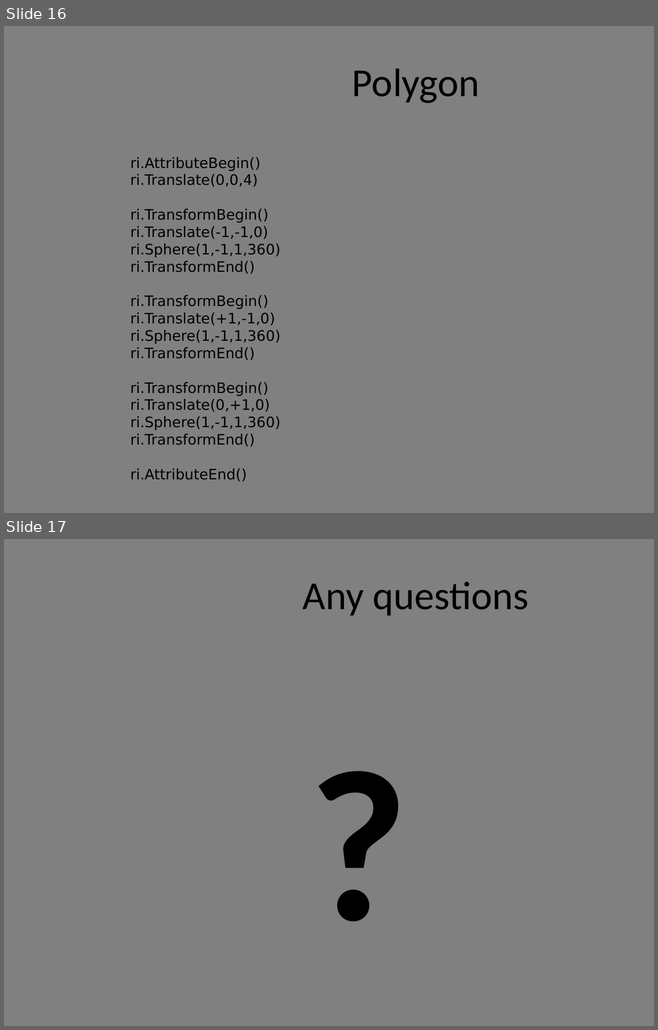
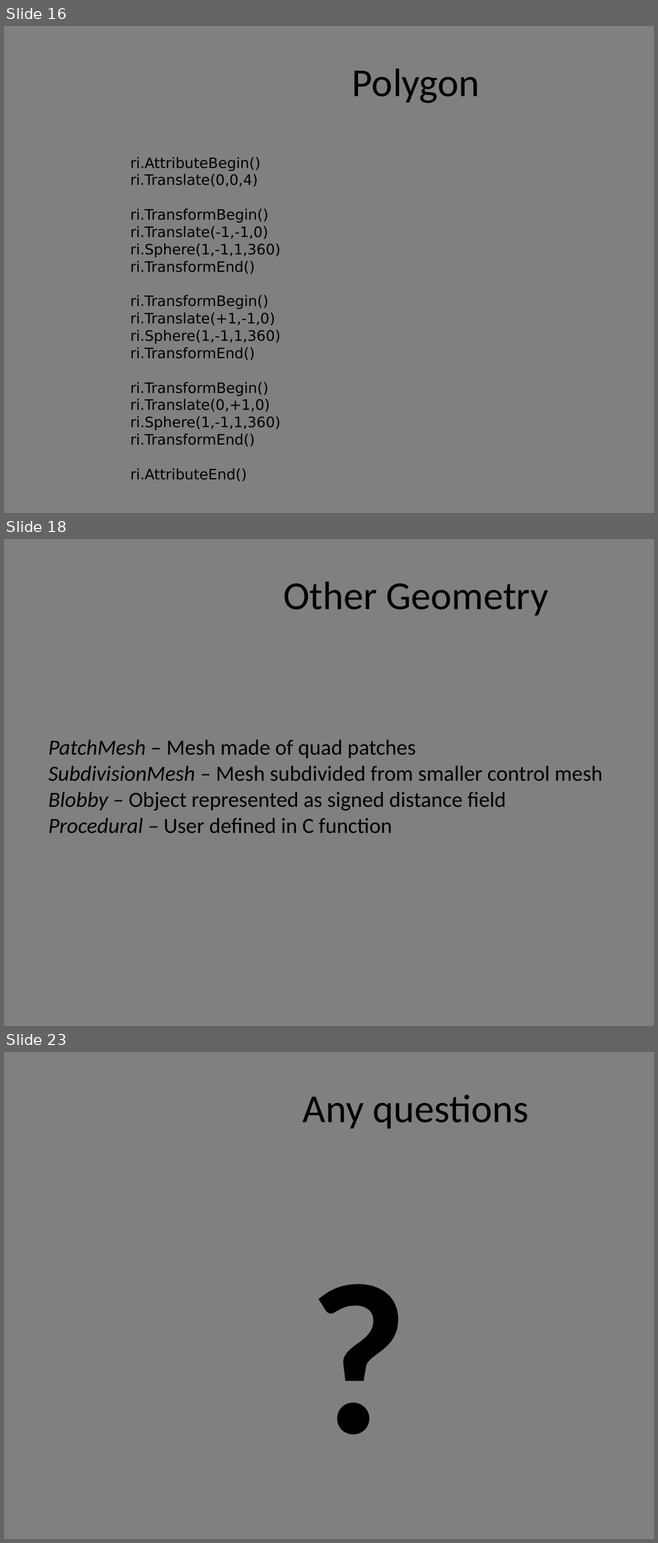
Before and after one commit to griffin2000/PRManForPythonCourse, a slide deck: PyRM.pptx. Shown one above the other, each under a label of ours: slides 16 and 17 before the commit, slides 16, 18 and 23 after it; the slides between them are not shown. The pictures are 658x1030 and 658x1543 pixels, drawn with LibreOffice and Linux fonts; fonts in the diff are those of the drawing; background and template pictures are left out. Boxes give left, top, right and bottom in pixels: in the first picture for what was removed or moved away, otherwise in the second. Text is boxed around its words. In the diff, an @@ line names an element or a change of style, - is before the commit and + after.

```diff
--- a/PyRM.pptx
+++ b/PyRM.pptx
@@ slide 18 added at bbox=[4, 539, 654, 1026], background #808080 @@
@@ title added at bbox=[283, 581, 547, 616], 44 pt, text #000000 @@
+Other Geometry
@@ text added at bbox=[48, 740, 603, 833], 24 pt, text #000000 @@
+PatchMesh – Mesh made of quad patches
+SubdivisionMesh – Mesh subdivided from smaller control mesh
+Blobby – Object represented as signed distance field
+Procedural – User defined in C function
@@ what was slide 17 is now slide 23 @@
```
Also in this commit, not shown: 5 other slides added, 3 other files.
